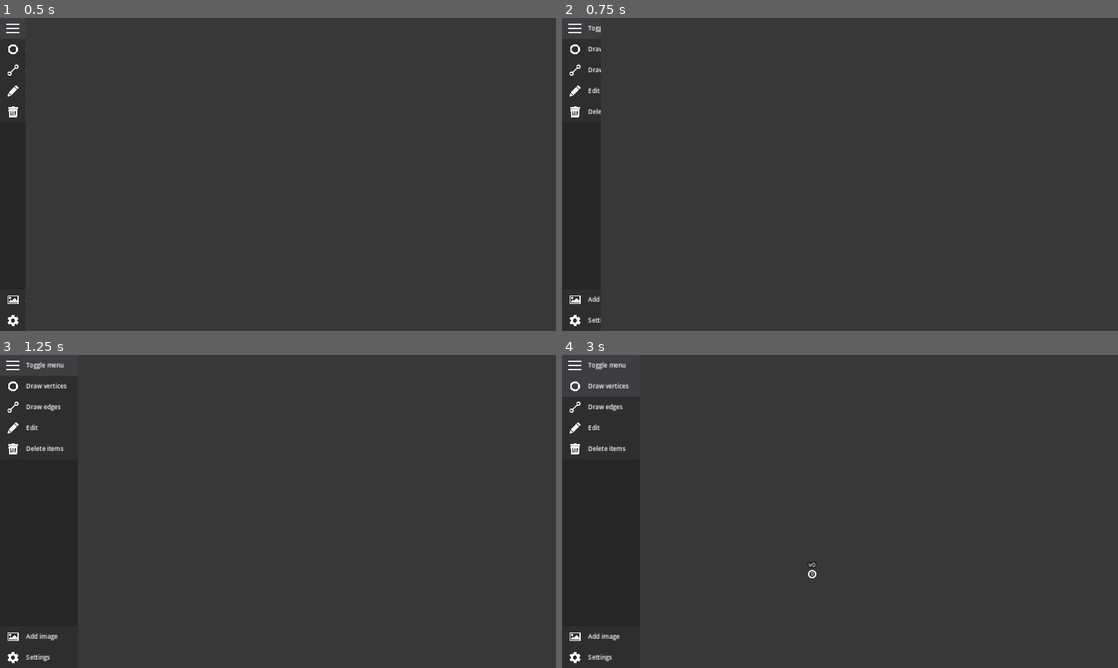
Above: before the commit, frames 1-4 (two rows, left to right).
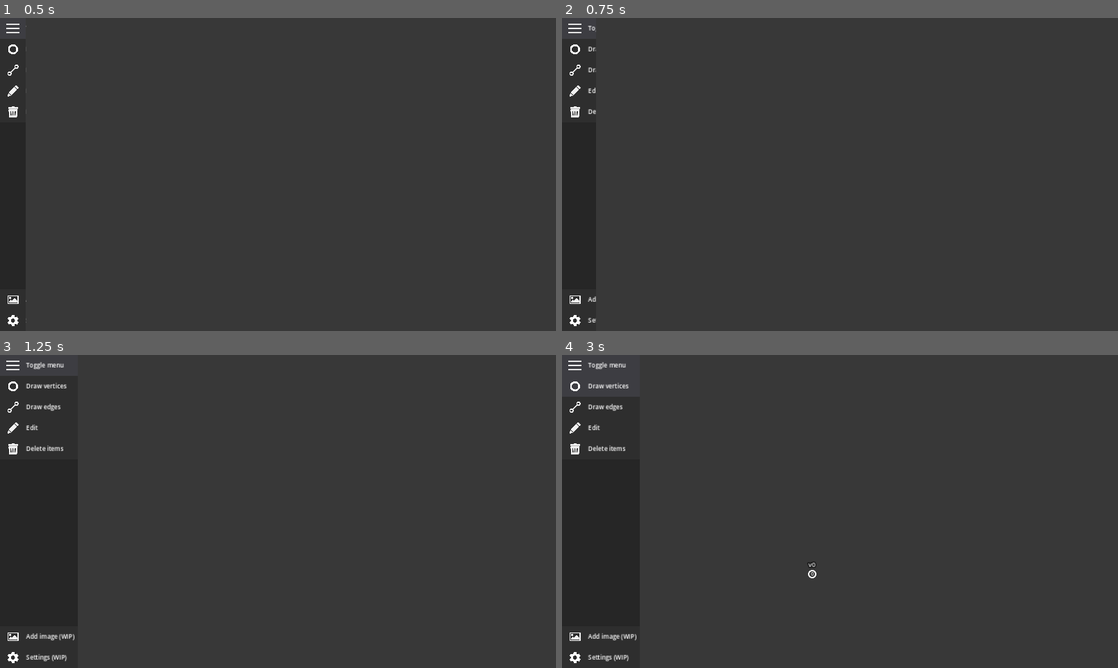
Above: after the commit, the same moments.

Repository: SergioQuintanillaGracia/graphicate
Game: Godot game, scene res://scenes/main.tscn
Two runs of this game, one before a commit and one after it. Both use one fixed random seed, a clock stepped at 60 frames per second and the inputs below.
Inputs (mouse positions are in pixels of both pictures, inside the frame that each line leads up to):
- Up to frame 1 (0.5 s): no input
- Up to frame 2 (0.75 s): tap Enter (custom_ui_accept) at 0.5 s; move the mouse to (573, 27) at 0.52 s; hold Enter (custom_ui_accept) from 0.53 s (still down); click (573, 27) at 0.67 s
- Up to frame 3 (1.25 s): keep holding Enter (custom_ui_accept)
- Up to frame 4 (3 s): move the mouse to (728, 527) at 1.27 s; release Enter (custom_ui_accept) at 1.28 s; tap 4 (delete_mode) at 1.35 s; click (728, 527) at 1.42 s; tap Enter (custom_ui_accept) at 2, 2.75 s; move the mouse to (895, 442) at 2.02 s; tap 2 (draw_edge_mode) at 2.1 s; click (895, 442) at 2.17 s; move the mouse to (812, 574) at 2.77 s; tap 1 (draw_vertex_mode) at 2.85 s; click (812, 574) at 2.92 s

Frame 1 is identical in both runs. In frame 2, less than 0.1% of the frame differs, in the area x 6-7%, y 2-98%; in frame 3, less than 0.1%; in frame 4, less than 0.1%.

Commit message:
Simple animation effect, WIP text

Diff:
--- a/scenes/main.tscn
+++ b/scenes/main.tscn
@@ -28,7 +28,7 @@
 tracks/0/imported = false
 tracks/0/enabled = true
 tracks/0/path = NodePath("HBoxContainer/Sidebar:custom_minimum_size")
-tracks/0/interp = 1
+tracks/0/interp = 2
 tracks/0/loop_wrap = true
 tracks/0/keys = {
 "times": PackedFloat32Array(0),
@@ -44,7 +44,7 @@
 tracks/0/imported = false
 tracks/0/enabled = true
 tracks/0/path = NodePath("HBoxContainer/Sidebar:custom_minimum_size")
-tracks/0/interp = 1
+tracks/0/interp = 2
 tracks/0/loop_wrap = true
 tracks/0/keys = {
 "times": PackedFloat32Array(0, 0.2),
@@ -327,7 +327,7 @@
 offset_right = 247.0
 offset_bottom = 20.0
 grow_vertical = 2
-text = "Add image"
+text = "Add image (WIP)"
 label_settings = SubResource("LabelSettings_l51oh")
 vertical_alignment = 1
 
@@ -360,7 +360,7 @@
 offset_right = 247.0
 offset_bottom = 20.0
 grow_vertical = 2
-text = "Settings"
+text = "Settings (WIP)"
 label_settings = SubResource("LabelSettings_l51oh")
 vertical_alignment = 1
 
